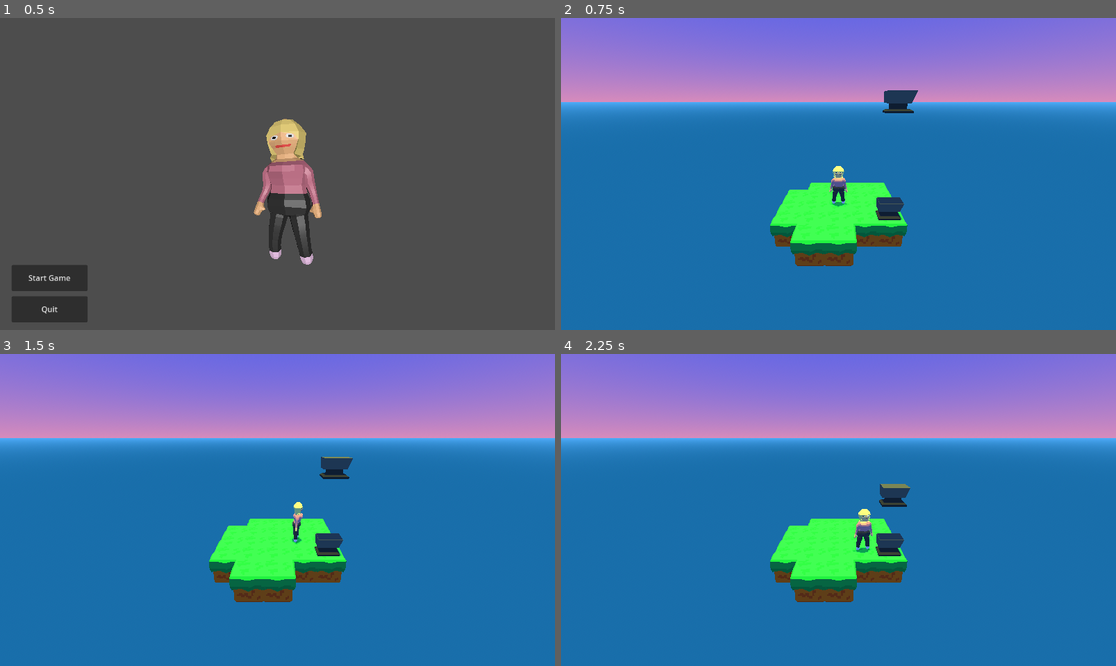
Above: before the commit, frames 1-4 (two rows, left to right).
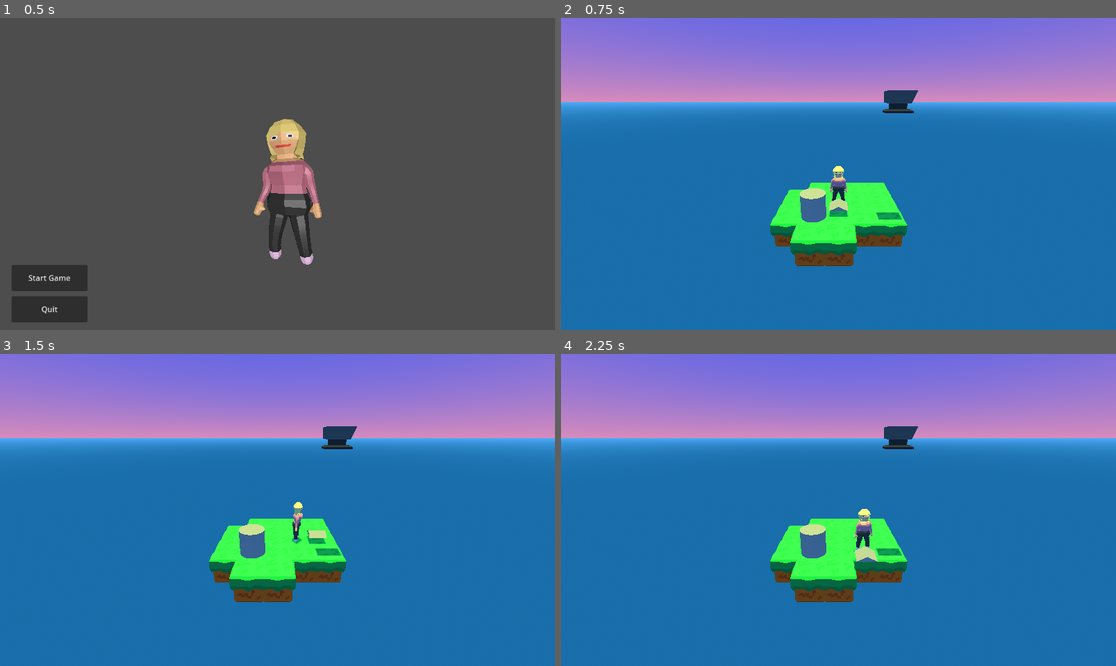
Above: after the commit, the same moments.

Repository: shamotte/rpg-death-jam
Game: Godot game, scene res://scenes/main_menu.tscn
The game is run twice, just before and just after one commit, with the same random seed, the same clock (stepped at 60 frames per second) and the same inputs.
Inputs:
- Up to frame 1 (0.5 s): no input
- Up to frame 2 (0.75 s): click "Start Game" at 0.5 s
- Up to frame 3 (1.5 s): tap Enter at 1.25 s; hold Right (move_right) from 1.28 s (still down); hold Space (interact, bound only after the commit) from 1.28 s (still down)
- Up to frame 4 (2.25 s): release Right (move_right) at 2.03 s; release Space (interact, bound only after the commit) at 2.03 s; hold Down (move_down) from 2.03 s (still down); tap Space (interact, bound only after the commit) at 2.1 s

Frame 1 is identical in both runs. In frame 2, 1.0% of the frame differs, in the area x 43-62%, y 54-66%; in frame 3, 1.6%; in frame 4, 1.7%, in the area x 43-65%, y 23-70%.

Commit message:
Anvil activator test (broken)

Diff:
--- a/grid.gd
+++ b/grid.gd
@@ -13,6 +13,8 @@
 var world_size_x = 0
 var world_size_z = 0
 var world_size_y = 0
+
+var world_margin = 10
 #endregion
 
 
@@ -25,13 +27,13 @@
 	update_extents_req(self)
 
 
-	min_x = abs(min_x)
-	min_y = abs(min_y)
-	min_z = abs(min_z)
+	min_x = abs(min_x - world_margin)
+	min_y = abs(min_y - world_margin)
+	min_z = abs(min_z - world_margin)
 
-	world_size_x += min_x + 1
-	world_size_y += min_y + 1
-	world_size_z += min_z + 1
+	world_size_x += min_x + world_margin + 1
+	world_size_y += min_y + world_margin + 1
+	world_size_z += min_z + world_margin + 1
 
 
 
--- a/objects/anvil/anvil.gd
+++ b/objects/anvil/anvil.gd
@@ -15,7 +15,7 @@
 # Called when the node enters the scene tree for the first time.
 func _ready() -> void:
 	super._ready()
-	set_falling(true)
+	set_falling(falling)
 
 
 # Called every frame. 'delta' is the elapsed time since the previous frame.
@@ -23,12 +23,5 @@
 	pass
 
 
-func _input(event):
-	if event is InputEventKey:
-		if event.keycode == KEY_SPACE:
-			set_falling(true)
-
-
-
 func move_time_steps(time_steps : int):
 	move(move_direction * time_steps)
--- a/objects/anvil/anvil.tscn
+++ b/objects/anvil/anvil.tscn
@@ -4,7 +4,7 @@
 [ext_resource type="PackedScene" uid="uid://dtcat5osfxowp" path="res://components/comp_parent_lerp.tscn" id="3_u5m6b"]
 [ext_resource type="PackedScene" uid="uid://vs5lkq4ij5ox" path="res://objects/anvil/anvil.gltf" id="5_fvhrv"]
 
-[node name="Anvil" type="Node3D" groups=["grid_element"]]
+[node name="Anvil" type="Node3D" groups=["grid_element", "grid_solid"]]
 script = ExtResource("1_sevdb")
 
 [node name="Visual" type="Node3D" parent="."]
--- a/objects/anvil/anvil_activator.gd
+++ b/objects/anvil/anvil_activator.gd
@@ -1,12 +1,7 @@
-extends Node3D
+extends GridElement
+class_name AnvilActivator
 
 @export var anvil: Node3D
 
-# Called when the node enters the scene tree for the first time.
-func _ready() -> void:
-	pass # Replace with function body.
-
-
-# Called every frame. 'delta' is the elapsed time since the previous frame.
-func _process(delta: float) -> void:
-	pass
+func interact():
+	anvil.falling = true
--- a/objects/anvil/anvil_activator.tscn
+++ b/objects/anvil/anvil_activator.tscn
@@ -1,6 +1,13 @@
-[gd_scene load_steps=2 format=3 uid="uid://kcne7vfwqlht"]
+[gd_scene load_steps=3 format=3 uid="uid://kcne7vfwqlht"]
 
 [ext_resource type="Script" path="res://objects/anvil/anvil_activator.gd" id="1_6qtfg"]
 
-[node name="AnvilActivator" type="Node3D"]
+[sub_resource type="CylinderMesh" id="CylinderMesh_pnmnl"]
+height = 1.0
+
+[node name="AnvilActivator" type="Node3D" groups=["grid_element"]]
 script = ExtResource("1_6qtfg")
+
+[node name="MeshInstance3D" type="MeshInstance3D" parent="."]
+transform = Transform3D(1, 0, 0, 0, 1, 0, 0, 0, 1, 0, 0.5, 0)
+mesh = SubResource("CylinderMesh_pnmnl")
--- a/objects/ground_tile/grass/grass_tile.tscn
+++ b/objects/ground_tile/grass/grass_tile.tscn
@@ -3,7 +3,7 @@
 [ext_resource type="Script" path="res://tilemaps/tiles/ground_tile.gd" id="1_1t4d4"]
 [ext_resource type="PackedScene" uid="uid://d3s05hy4girbm" path="res://objects/ground_tile/grass/ground_tile.gltf" id="2_1vhjk"]
 
-[node name="GrassTile" type="Node3D" groups=["grid_element"]]
+[node name="GrassTile" type="Node3D" groups=["grid_element", "grid_solid"]]
 script = ExtResource("1_1t4d4")
 
 [node name="blockbench_export" parent="." instance=ExtResource("2_1vhjk")]
--- a/objects/player/player.gd
+++ b/objects/player/player.gd
@@ -7,11 +7,17 @@
 	if not can_move:
 		return
 
+	if event.is_action_pressed("interact"):
+		var interacting = Grid.get_grid().get_cell_content_world($"MovementChecksRelative/Forward".global_position)
+		print(interacting)
+		if interacting is AnvilActivator:
+			interacting.interact()
+
 	if event.is_action_pressed("move_left"):
 		global_rotation.y = deg_to_rad(-90)
 		if Grid.get_grid().get_cell_content_world($"MovementChecks/X-".global_position) is not GroundTile:
 			TimeManager.progres_time(1)
-			global_position.x -= 1
+			move(Vector3(-1, 0, 0))
 			update_movement_checks()
 
 		if Grid.get_grid().get_cell_content_world($"MovementChecks/Y-".global_position) is not GroundTile:
@@ -21,7 +27,7 @@
 		global_rotation.y = deg_to_rad(90)
 		if Grid.get_grid().get_cell_content_world($"MovementChecks/X+".global_position) is not GroundTile:
 			TimeManager.progres_time(1)
-			global_position.x += 1
+			move(Vector3(1, 0, 0))
 			update_movement_checks()
 
 		if Grid.get_grid().get_cell_content_world($"MovementChecks/Y-".global_position) is not GroundTile:
@@ -31,7 +37,7 @@
 		global_rotation.y = deg_to_rad(180)
 		if Grid.get_grid().get_cell_content_world($"MovementChecks/Z-".global_position) is not GroundTile:
 			TimeManager.progres_time(1)
-			global_position.z -= 1
+			move(Vector3(0, 0, -1))
 			update_movement_checks()
 
 		if Grid.get_grid().get_cell_content_world($"MovementChecks/Y-".global_position) is not GroundTile:
@@ -41,7 +47,7 @@
 		global_rotation.y = deg_to_rad(0)
 		if Grid.get_grid().get_cell_content_world($"MovementChecks/Z+".global_position) is not GroundTile:
 			TimeManager.progres_time(1)
-			global_position.z += 1
+			move(Vector3(0, 0, 1))
 			update_movement_checks()
 
 		if Grid.get_grid().get_cell_content_world($"MovementChecks/Y-".global_position) is not GroundTile:
@@ -50,9 +56,8 @@
 
 
 func death():
-	pass
-	#$AnimationPlayer.play("death")
-	#can_move = false
+	$AnimationPlayer.play("death")
+	can_move = false
 
 func _on_animation_player_animation_finished(anim_name: StringName) -> void:
 	if anim_name == "death":
--- a/objects/player/player.tscn
+++ b/objects/player/player.tscn
@@ -6,6 +6,9 @@
 [ext_resource type="PackedScene" uid="uid://dap2eh4muy6or" path="res://objects/humand/human_2.tscn" id="3_wcpal"]
 
 [sub_resource type="CapsuleMesh" id="CapsuleMesh_g4dq6"]
+
+[sub_resource type="PrismMesh" id="PrismMesh_ftq0w"]
+size = Vector3(1, 0.25, 1)
 
 [sub_resource type="Animation" id="Animation_twqc7"]
 length = 0.001
@@ -84,6 +87,14 @@
 [node name="Y-" type="Marker3D" parent="MovementChecks"]
 transform = Transform3D(1, 0, 0, 0, 1, 0, 0, 0, 1, 0, -1.5, 0)
 
+[node name="MovementChecksRelative" type="Node3D" parent="."]
+
+[node name="Forward" type="Marker3D" parent="MovementChecksRelative"]
+transform = Transform3D(1, 0, 0, 0, 1, 0, 0, 0, 1, 0, 0.5, 1)
+
+[node name="MeshInstance3D" type="MeshInstance3D" parent="MovementChecksRelative/Forward"]
+mesh = SubResource("PrismMesh_ftq0w")
+
 [node name="AnimationPlayer" type="AnimationPlayer" parent="."]
 libraries = {
 "": SubResource("AnimationLibrary_j811j")
--- a/project.godot
+++ b/project.godot
@@ -28,6 +28,7 @@
 
 grid_container=""
 grid_element=""
+grid_solid=""
 
 [input]
 
@@ -60,6 +61,12 @@
 "events": [Object(InputEventKey,"resource_local_to_scene":false,"resource_name":"","device":-1,"window_id":0,"alt_press …(195 unchanged characters)…
 ]
 }
+interact={
+"deadzone": 0.5,
+"events": [Object(InputEventKey,"resource_local_to_scene":false,"resource_name":"","device":-1,"window_id":0,"alt_pressed":false,"shift_pressed":false,"ctrl_pressed":false,"meta_pressed":false,"pressed":false,"keycode":0,"physical_keycode":32,"key_label":0,"unicode":32,"location":0,"echo":false,"script":null)
+, Object(InputEventKey,"resource_local_to_scene":false,"resource_name":"","device":-1,"window_id":0,"alt_pressed":false,"shift_pressed":false,"ctrl_pressed":false,"meta_pressed":false,"pressed":false,"keycode":0,"physical_keycode":4194325,"key_label":0,"unicode":0,"location":0,"echo":false,"script":null)
+]
+}
 
 [rendering]
 
--- a/scenes/main_scene.tscn
+++ b/scenes/main_scene.tscn
@@ -49,13 +49,8 @@
 [node name="Tiles" type="Node3D" parent="." groups=["grid_container"]]
 script = ExtResource("1_vx12u")
 
-[node name="Anvil" parent="Tiles" instance=ExtResource("1_abngx")]
-transform = Transform3D(1, 0, 0, 0, 1, 0, 0, 0, 1, 2, 0, 1)
-falling = true
-
 [node name="Anvil2" parent="Tiles" instance=ExtResource("1_abngx")]
 transform = Transform3D(1, 0, 0, 0, 1, 0, 0, 0, 1, 2, 4, 1)
-falling = true
 
 [node name="Tiles" type="Node3D" parent="Tiles" groups=["grid_container"]]
 
@@ -125,11 +120,11 @@
 [node name="GrassTile23" parent="Tiles/Tiles" instance=ExtResource("3_yp68r")]
 transform = Transform3D(1, 0, 0, 0, 1, 0, 0, 0, 1, 1, -1, 0)
 
-[node name="Player" parent="." instance=ExtResource("2_6u2a3")]
+[node name="AnvilActivator" parent="Tiles" node_paths=PackedStringArray("anvil") instance=ExtResource("3_x5n1l")]
+transform = Transform3D(1, 0, 0, 0, 1, 0, 0, 0, 1, -1, 0, 1)
+anvil = NodePath("../Anvil2")
+
+[node name="Player" parent="Tiles" instance=ExtResource("2_6u2a3")]
 transform = Transform3D(0.75, 0, 0, 0, 0.75, 0, 0, 0, 0.75, 0, 0, 0)
 
-[node name="AnvilActivator" parent="." node_paths=PackedStringArray("anvil") instance=ExtResource("3_x5n1l")]
-transform = Transform3D(1, 0, 0, 0, 1, 0, 0, 0, 1, 1.96642, 2.38419e-07, 2.25768)
-anvil = NodePath("../Tiles/Anvil")
-
 [node name="Quit" parent="." instance=ExtResource("5_y0fn4")]
Not shown: 1 places in objects/player/player.tscn that only renumber resources
